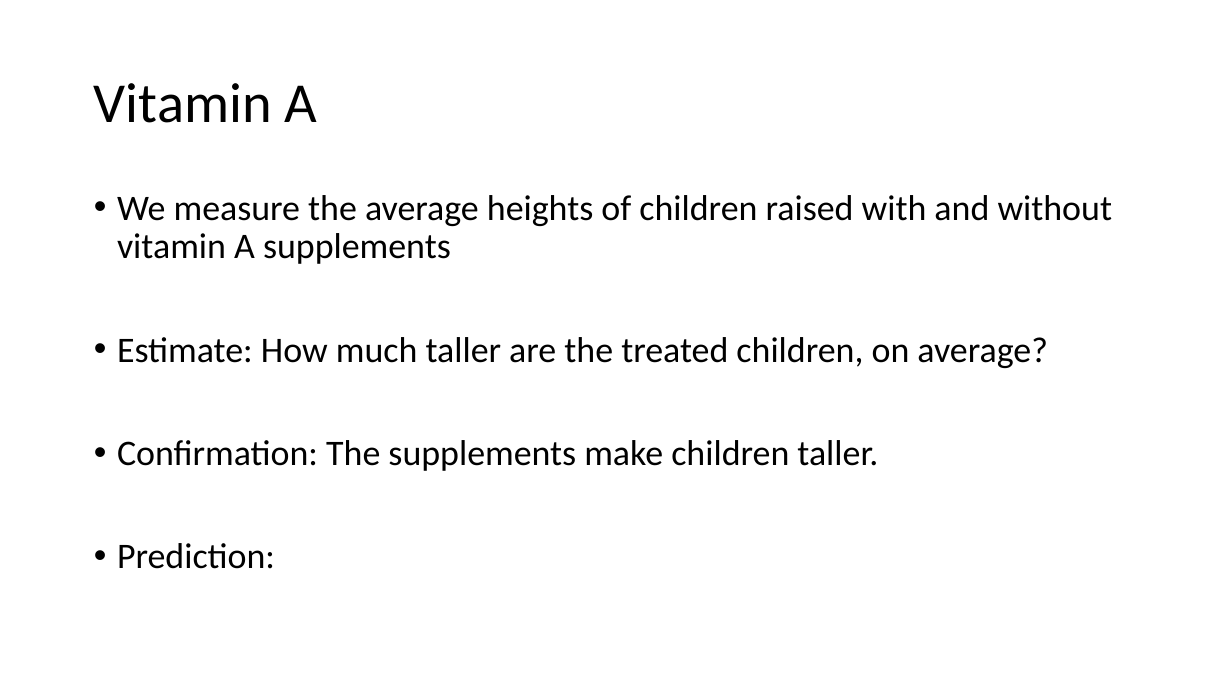
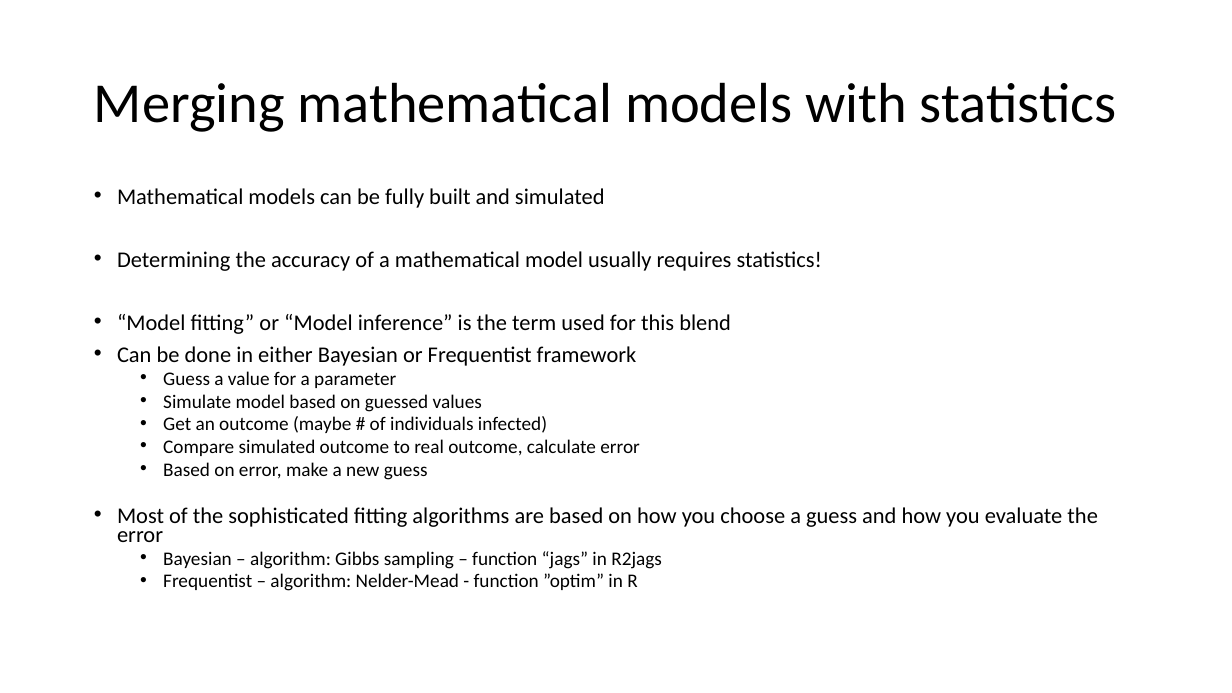
Before and after one commit to VTQuantMethodsEEB/klangwig, a slide deck: slide 10 of lectures/week_4_philosophy/le4_statistical_philosophy.pptx. Drawn at 1232x693 pixels with LibreOffice and Linux fonts; fonts in the diff are those of the drawing. Boxes give left, top, right and bottom in pixels: in the first picture for what was removed or moved away, otherwise in the second. Text is boxed around its words. In the diff, an @@ line names an element or a change of style, - is before the commit and + after.

```diff
--- a/lectures/week_4_philosophy/le4_statistical_philosophy.pptx
+++ b/lectures/week_4_philosophy/le4_statistical_philosophy.pptx
@@ title at (x1=94, y1=82, x2=1116, y2=132): text changed @@
-Vitamin A
+Merging mathematical models with statistics
@@ text at (x1=117, y1=188, x2=1097, y2=591): text changed; size 28 to 17.5 pt @@
-• We measure the average heights of children raised with and without vitamin A supplements
-• Estimate: How much taller are the treated children, on average?
-• Confirmation: The supplements make children taller.
-• Prediction:
+• Mathematical models can be fully built and simulated
+• Determining the accuracy of a mathematical model usually requires statistics!
+• “Model fitting” or “Model inference” is the term used for this blend
+• Can be done in either Bayesian or Frequentist framework
+  • Guess a value for a parameter
+  • Simulate model based on guessed values
+  • Get an outcome (maybe # of individuals infected)
+  • Compare simulated outcome to real outcome, calculate error
+  • Based on error, make a new guess
+• Most of the sophisticated fitting algorithms are based on how you choose a guess and how you evaluate the error
+  • Bayesian – algorithm: Gibbs sampling – function “jags” in R2jags
+  • Frequentist – algorithm: Nelder-Mead - function ”optim” in R
```
Also in this commit, not shown: 5 other slides changed, 2 slides added, 2 slides removed.
